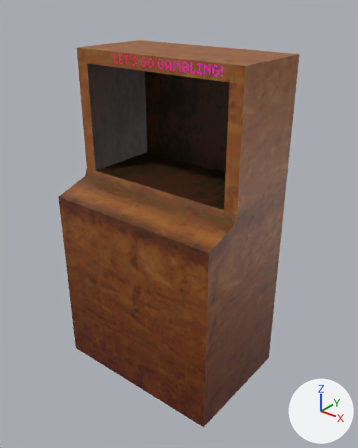
What one commit did to the glTF model real-gambling/Assets/_Assets/3D/slot.glb.
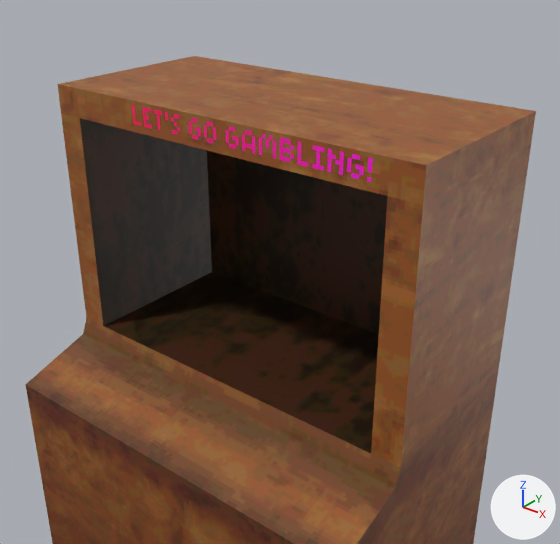
There are two pictures of each version: one whole from a 50 mm camera at (2.309, 0.965, 1.84) aimed at (0.969, 2.64, 0.802), one close up from a 50 mm camera at (1.889, 1.512, 1.942) aimed at (0.873, 2.782, 1.155). Arrows for +X, +Y and +Z are at lower right; the lights stay in place. Where no turn or scale is listed for an object, it has been applied to the vertices. Vertices at the same position are counted once.

Names of what the first close-up shows: 'GamblingMachine'.
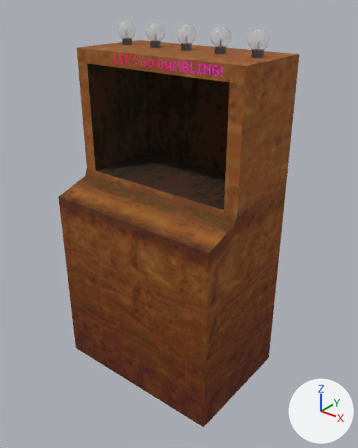
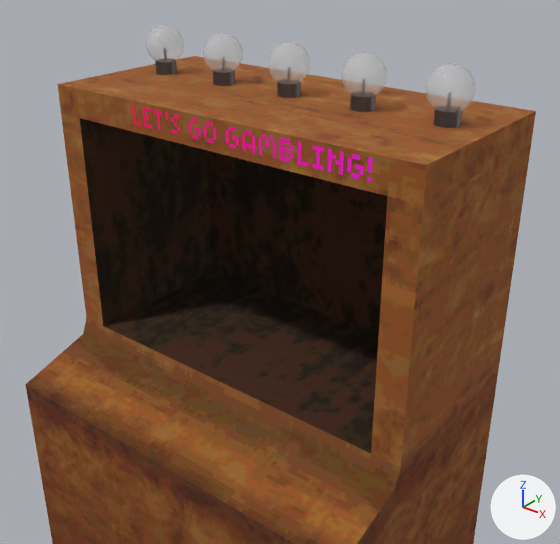
What differs and where, as boxes [x1, y1, x2, y2] in the close-ups (560 x 544 px):
'GamblingMachine', surface changed, reshaped: before [25, 56, 536, 544]; after [25, 25, 536, 544]
part 1 of me_cube_002, added: after [146, 25, 184, 75]
part 2 of me_cube_002, added: after [203, 33, 243, 86]
part 3 of me_cube_002, added: after [268, 41, 310, 98]
part 4 of me_cube_002, added: after [341, 52, 387, 112]
part 5 of me_cube_002, added: after [426, 63, 476, 128]

Patch to the scene script:
```diff
--- a/real-gambling/Assets/_Assets/3D/slot.glb.py
+++ b/real-gambling/Assets/_Assets/3D/slot.glb.py
@@ mat_cube_material @@
 mat_cube_material.texture = img_machinemap
+mat_cube_material.roughness = 1.0
@@ mat_bulbglass @@
+mat_bulbglass = principled_material('BulbGlass')
+mat_bulbglass.base_color = (0.8, 0.8, 0.8)  # white #e7e7e7
+mat_bulbglass.roughness = 0.0932
+mat_bulbglass.alpha = 0.339
@@ mat_bulbbase @@
+mat_bulbbase = principled_material('BulbBase')
+mat_bulbbase.base_color = (0.145, 0.146, 0.152)  # dark grey #6a6b6d
+mat_bulbbase.metallic = 1.0
@@ me_cube_002 @@
 # used by ob_gamblingmachine; location = (0.922, 2.663, 0.0)
-me_cube_002.from_pydata(...)  # 66 vertices, 128 faces; spans x -0.44..0.44, y -0.34..0.27, z 0.0..1.58
+me_cube_002.from_pydata(...)  # 3116 vertices, 6358 faces; spans x -0.44..0.44, y -0.34..0.27, z 0.0..1.69
+# me_cube_002 part 1: a new loose piece of 610 vertices spanning x -0.39..-0.3, y 0.04..0.12, z 1.57..1.69
+# me_cube_002 part 2: a new loose piece of 610 vertices spanning x -0.21..-0.13, y 0.04..0.12, z 1.57..1.69
+# me_cube_002 part 3: a new loose piece of 610 vertices spanning x -0.04..0.05, y 0.04..0.12, z 1.57..1.69
+# me_cube_002 part 4: a new loose piece of 610 vertices spanning x 0.14..0.22, y 0.04..0.12, z 1.57..1.69
+# me_cube_002 part 5: a new loose piece of 610 vertices spanning x 0.32..0.4, y 0.04..0.12, z 1.57..1.69
 me_cube_002.materials.append(mat_cube_material)
+me_cube_002.materials.append(mat_bulbbase)  # dark grey #6a6b6d
+me_cube_002.materials.append(mat_bulbglass)  # white #e7e7e7
```
